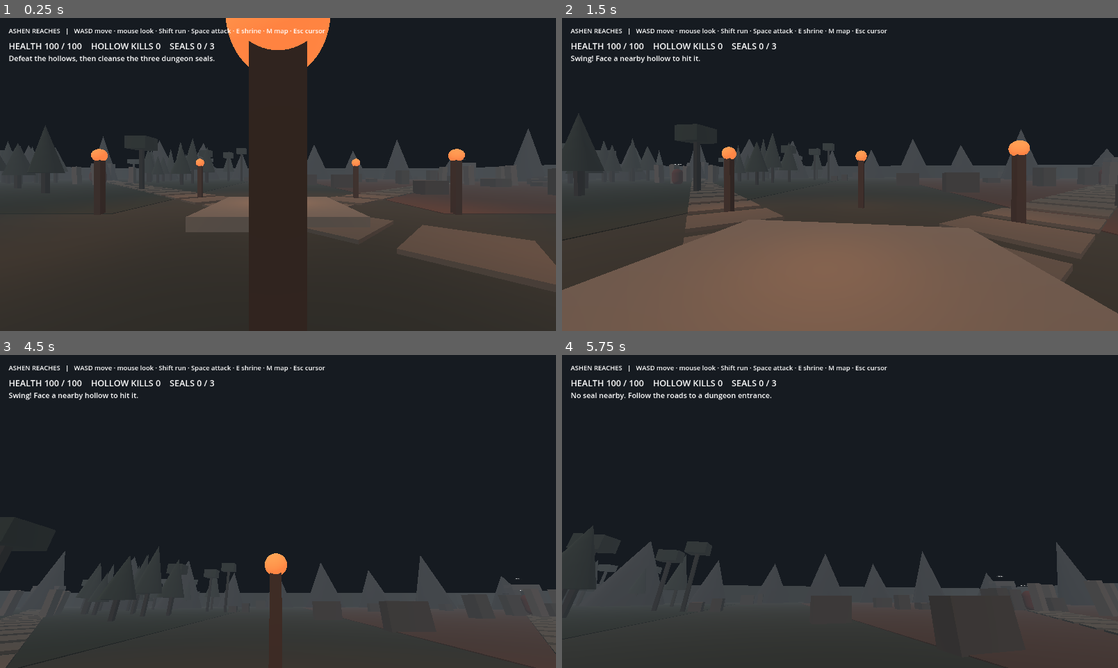
Above: before the commit, frames 1-4 (two rows, left to right).
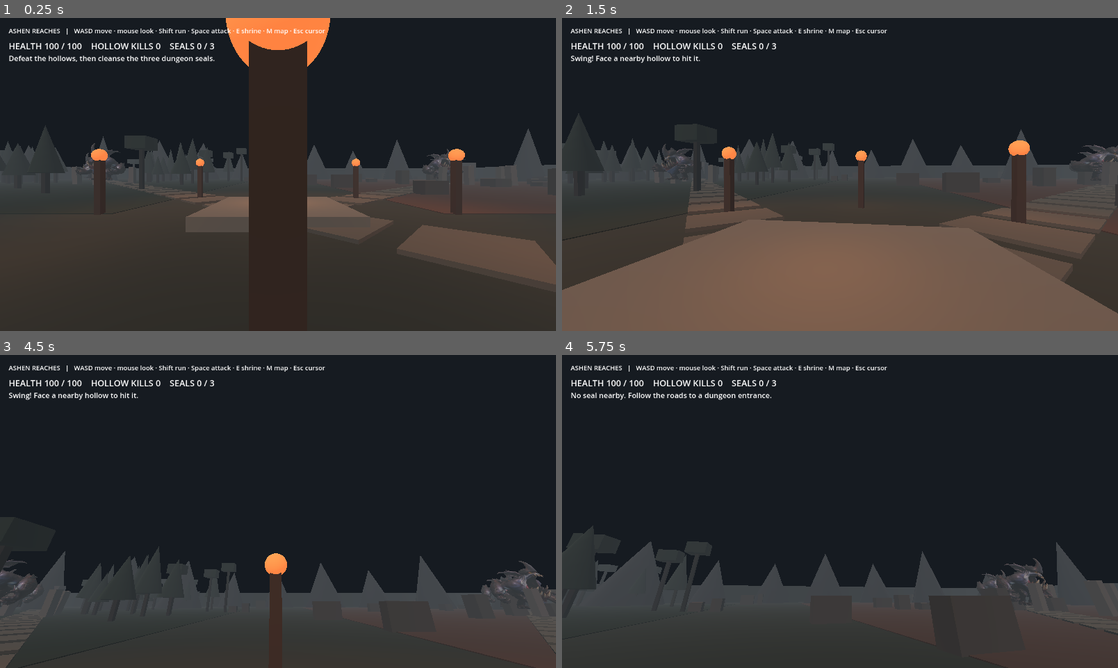
Above: after the commit, the same moments.

Repository: new-game-for-bro/ashen-reaches
Game: Godot game, scene res://world.tscn
Two runs of this game, one before a commit and one after it. Both use one fixed random seed, a clock stepped at 60 frames per second and the inputs below.
Inputs (mouse positions are in pixels of both pictures, inside the frame that each line leads up to):
- Up to frame 1 (0.25 s): no input
- Up to frame 2 (1.5 s): tap Enter at 0.5 s; move the mouse to (867, 174) at 0.52 s; hold W from 0.53 s (still down); tap E at 0.6 s; tap Space at 0.77 s; move the mouse to (812, 174) at 1.27 s; tap Shift at 1.35 s
- Up to frame 3 (4.5 s): keep holding W; tap Space at 1.52, 2.75, 3.02, 3.77, 4.25 s; move the mouse to (289, 505) at 2.02 s; tap M at 2.1, 4.35 s; move the mouse to (250, 574) at 2.77 s; tap E at 2.85 s; click (250, 574) at 2.92 s; tap Enter at 3.5 s; move the mouse to (316, 514) at 3.52 s; hold Shift 3.53-4.28 s; move the mouse to (233, 508) at 4.27 s
- Up to frame 4 (5.75 s): keep holding W; tap Space at 4.52 s; move the mouse to (845, 511) at 5.02 s; tap E at 5.1 s

The runs differ from the first frame. In frame 1, 0.3% of the frame differs, in the area x 13-81%, y 40-53%; in frame 2, 0.5%; in frame 3, 0.9%, in the area x 0-100%, y 65-84%; in frame 4, 0.5%.

Commit message:
Add Maw creature to wandering hollows

Diff:
--- a/world.gd
+++ b/world.gd
@@ -1,6 +1,7 @@
 extends Node3D
 
 const PlayerScript = preload("res://player.gd")
+const MawScene = preload("res://maw_of_the_void_-_free_creature_asset.glb")
 const MonsterScript = preload("res://monster.gd")
 const MapScript = preload("res://world_map.gd")
 var player: CharacterBody3D
@@ -158,14 +159,17 @@
 	monster.set_script(MonsterScript)
 	monster.position = pos
 	add_child(monster)
-	var body := MeshInstance3D.new()
-	var capsule := CapsuleMesh.new()
-	capsule.radius = 0.6
-	capsule.height = 2.2
-	body.mesh = capsule
+	var body := Node3D.new()
+	body.name = "Visual"
 	body.position.y = 1.1
-	body.material_override = _mat(Color("6b3631"))
 	monster.add_child(body)
+	var model := MawScene.instantiate() as Node3D
+	model.scale = Vector3.ONE * 2.4
+	model.position.y = -0.4
+	body.add_child(model)
+	var animation := model.find_child("AnimationPlayer", true, false) as AnimationPlayer
+	if animation and not animation.get_animation_list().is_empty():
+		animation.play(animation.get_animation_list()[0])
 	var label := Label3D.new()
 	label.text = "WANDERING HOLLOW"
 	label.position.y = 2.7
Binary file added: maw_of_the_void_-_free_creature_asset.glb
Not shown, added: maw_of_the_void_-_free_creature_asset.glb.import
Binary file added: maw_of_the_void_-_free_creature_asset_0.jpg
Not shown, added: maw_of_the_void_-_free_creature_asset_0.jpg.import
Binary file added: maw_of_the_void_-_free_creature_asset_1.png
Not shown, added: maw_of_the_void_-_free_creature_asset_1.png.import
Binary file added: maw_of_the_void_-_free_creature_asset_2.png
Not shown, added: maw_of_the_void_-_free_creature_asset_2.png.import
